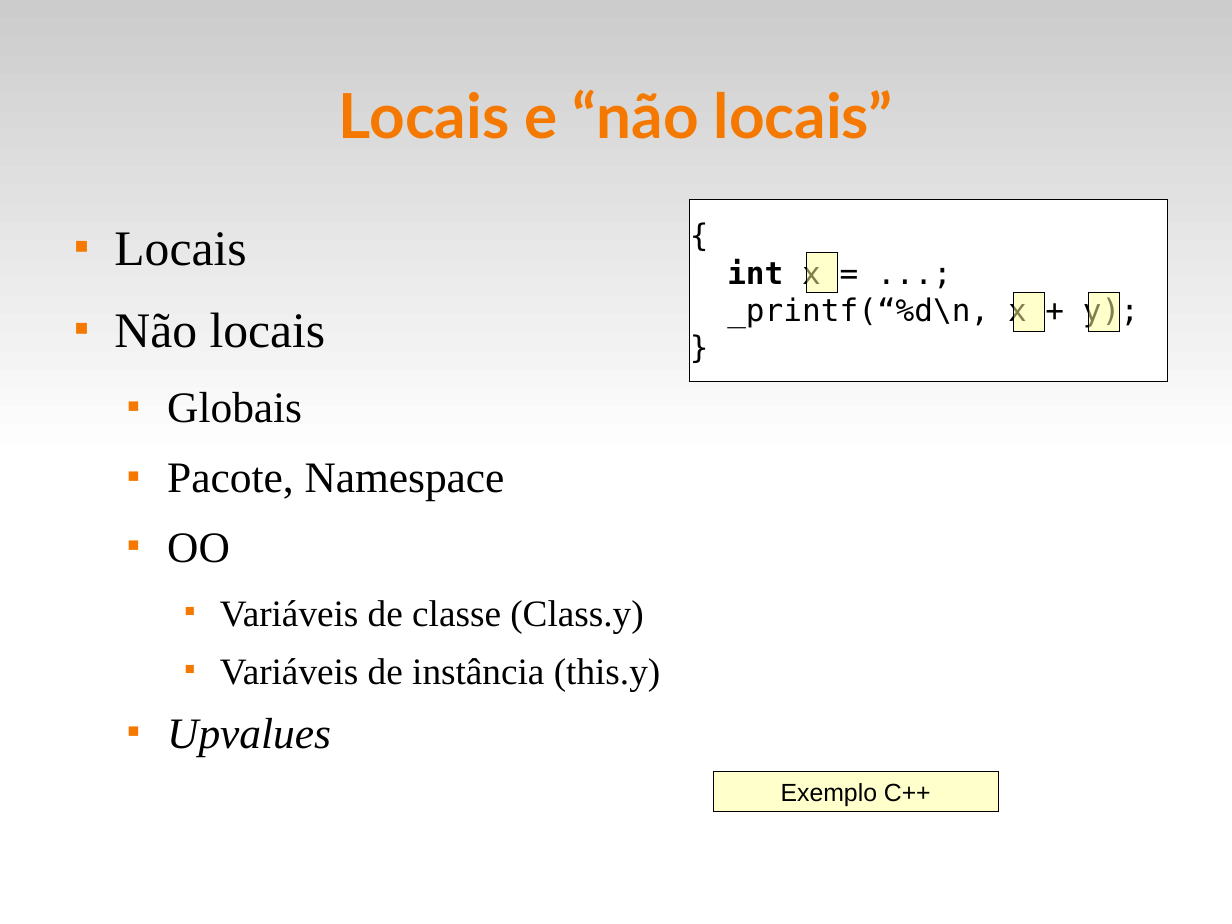
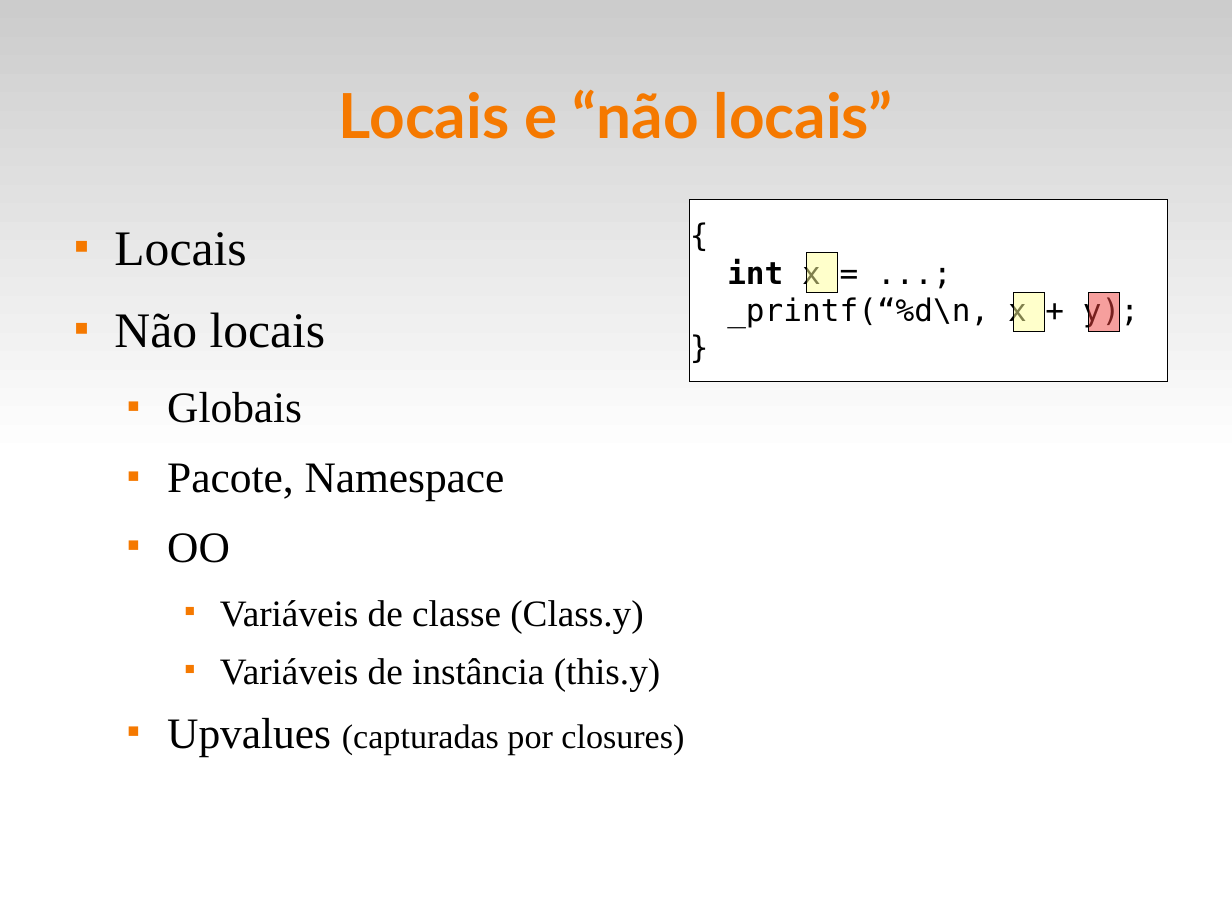
Before and after one commit to fsantanna-uerj/EDL, a slide deck: slide 5 of slides/edl-04-scope.odp (slide 4 before the commit). Drawn at 1232x924 pixels with LibreOffice and Linux fonts; fonts in the diff are those of the drawing. Boxes give left, top, right and bottom in pixels: in the first picture for what was removed or moved away, otherwise in the second. Text is boxed around its words. In the diff, an @@ line names an element or a change of style, - is before the commit and + after.

```diff
--- a/slides/edl-04-scope.odp
+++ b/slides/edl-04-scope.odp
@@ rectangle at <box>1089,292,1120,332</box>: fill #FFFF99 at 50% opacity to #EF413D at 50% opacity @@
@@ text at <box>167,718,684,756</box>: text changed; size 28 to 22 pt; italic off @@
-  ■ Upvalues
+  ■ Upvalues (capturadas por closures)
@@ rectangle removed at <box>713,771,998,812</box> @@
-Exemplo C++
```
Also in this commit, not shown: 6 other slides changed, 3 slides added, 7 other files.
